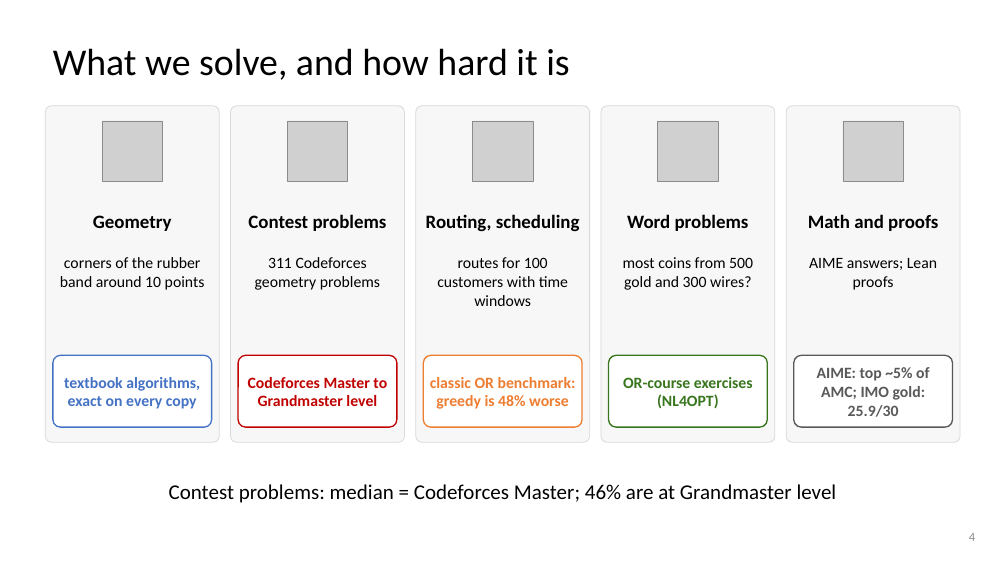
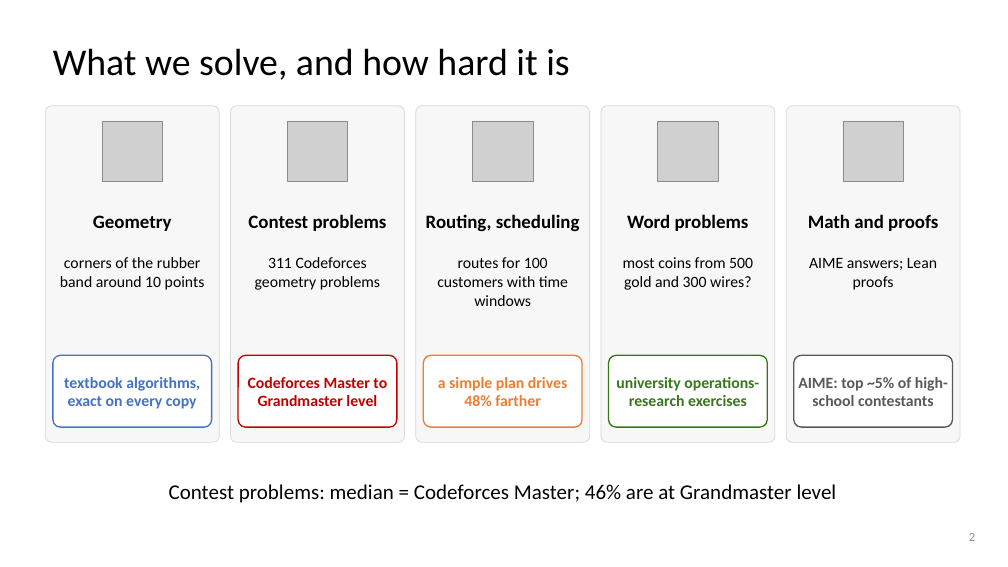
Before and after one commit to dlwns147/CSED490E_Project_Team5, a slide deck: slide 2 of PROPOSAL_slides.pptx (slide 4 before the commit). Drawn at 1008x567 pixels with LibreOffice and Linux fonts; fonts in the diff are those of the drawing; grey boxes stand for pictures. Boxes give left, top, right and bottom in pixels: in the first picture for what was removed or moved away, otherwise in the second. Text is boxed around its words. In the diff, an @@ line names an element or a change of style, - is before the commit and + after.

```diff
--- a/PROPOSAL_slides.pptx
+++ b/PROPOSAL_slides.pptx
@@ text at box(438, 377, 567, 406): text changed @@
-classic OR benchmark: greedy is 48% worse
+a simple plan drives 48% farther
@@ text at box(616, 377, 759, 406): text changed @@
-OR-course exercises (NL4OPT)
+university operations-research exercises
@@ text at box(798, 377, 948, 406): text changed @@
-AIME: top ~5% of AMC; IMO gold: 25.9/30
+AIME: top ~5% of high-school contestants
@@ page number at box(969, 533, 975, 541): text changed @@
-4
+2
```
Also in this commit, not shown: 5 other slides changed, 3 other files.
